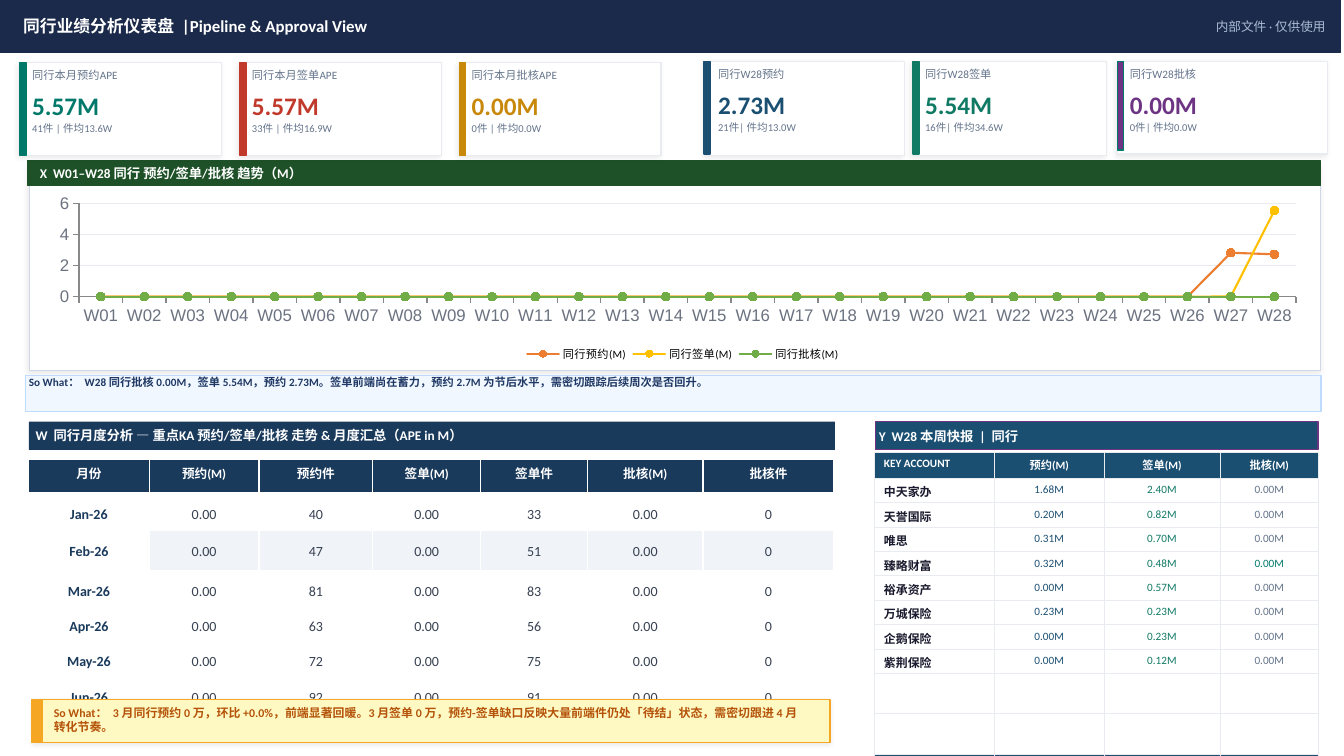
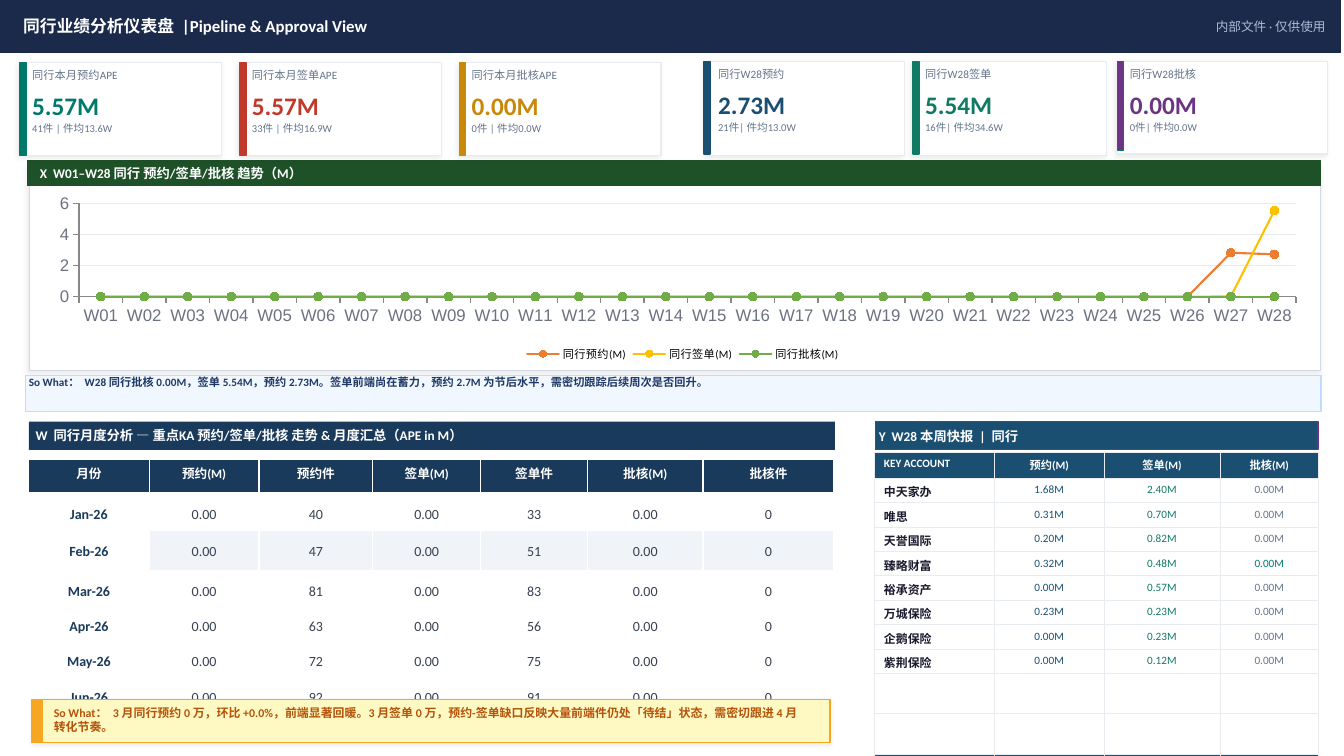
Before and after one commit to lqr17819186580/-python-, a slide deck: slide 9 of ppt汇报/周业绩汇报PPT_FINAL.pptx. Drawn at 1344x756 pixels with LibreOffice and Linux fonts; fonts in the diff are those of the drawing. Boxes give left, top, right and bottom in pixels: in the first picture for what was removed or moved away, otherwise in the second. Text is boxed around its words. In the diff, an @@ line names an element or a change of style, - is before the commit and + after.

```diff
--- a/ppt汇报/周业绩汇报PPT_FINAL.pptx
+++ b/ppt汇报/周业绩汇报PPT_FINAL.pptx
@@ table at (x1=874, y1=452, x2=1320, y2=748) @@
+row 3: 唯思 | 0.31M | 0.70M | 0.00M
-row 4: 唯思 | 0.31M | 0.70M | 0.00M
```
Also in this commit, not shown: 1 other slide changed, 33 other files.
